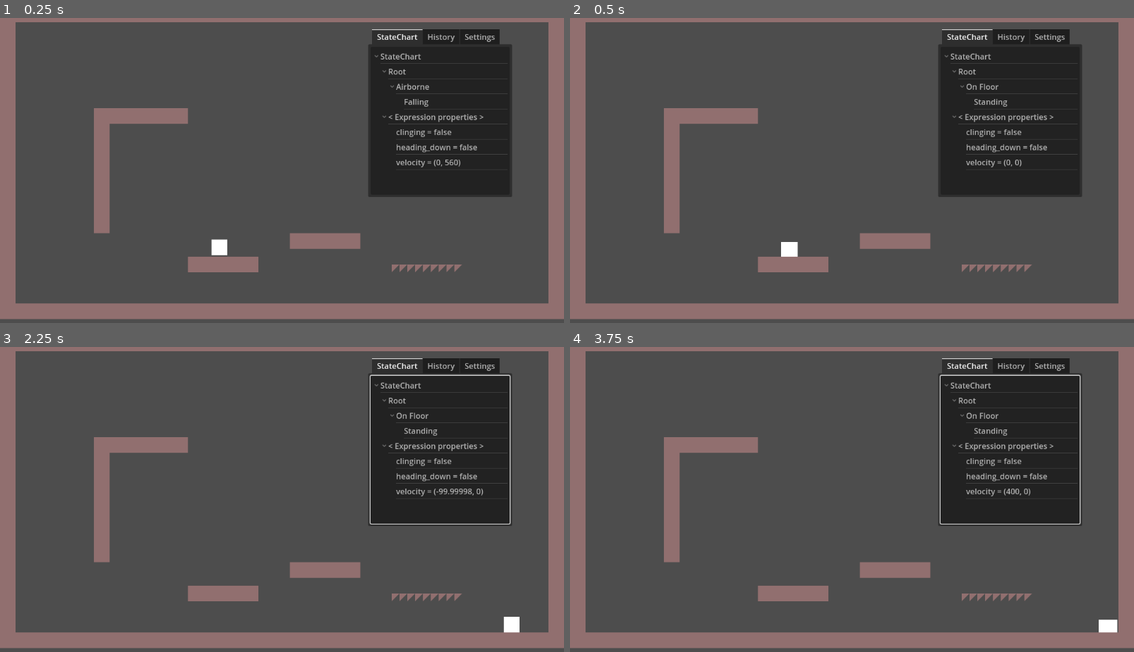
Above: before the commit, frames 1-4 (two rows, left to right).
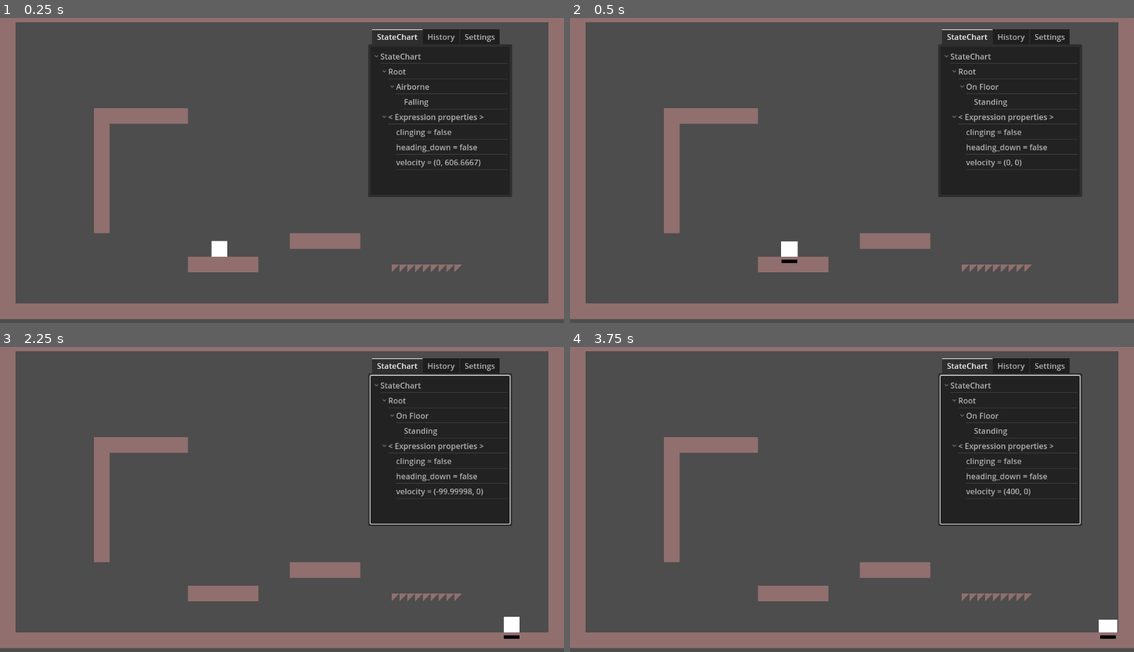
Above: after the commit, the same moments.

Repository: notapixelstudio/plattoformo_due
Game: Godot game, scene res://levels/Level.tscn
The game is run twice, just before and just after one commit, with the same random seed, the same clock (stepped at 60 frames per second) and the same inputs.
Inputs (mouse positions are in pixels of both pictures, inside the frame that each line leads up to):
- Up to frame 1 (0.25 s): no input
- Up to frame 2 (0.5 s): no input
- Up to frame 3 (2.25 s): tap Enter at 0.5 s; move the mouse to (406, 478) at 0.52 s; hold Shift 0.53-1.28 s; hold Right (p1_right) 0.53-2.03 s; click (406, 478) at 0.67 s; tap Space (p1_jump) at 0.77, 1.52 s; move the mouse to (169, 508) at 1.27 s; tap Shift at 1.35 s; move the mouse to (338, 423) at 2.02 s; hold Left (p1_left) from 2.03 s (still down); hold Shift from 2.03 s (still down)
- Up to frame 4 (3.75 s): move the mouse to (823, 557) at 2.77 s; release Left (p1_left) at 2.78 s; release Shift at 2.78 s; hold Right (p1_right) from 2.78 s (still down); tap Shift at 2.85 s; click (823, 557) at 2.92 s; tap Space (p1_jump) at 3.02 s; move the mouse to (1021, 542) at 3.52 s; hold Shift from 3.53 s (still down)

The runs differ from the first frame. In frame 1, 0.1% of the frame differs, in the area x 37-86%, y 46-79%; in frame 2, less than 0.1%; in frame 3, less than 0.1%; in frame 4, less than 0.1%.

Commit message:
fixed diving + debug sprites

Diff:
--- a/actors/Hero.gd
+++ b/actors/Hero.gd
@@ -27,9 +27,9 @@
 	if is_on_floor():
 		$StateChart.send_event('on_floor')
 	elif is_on_wall():
+		last_valid_wall_normal = get_wall_normal()
 		$StateChart.set_expression_property('clinging', sign(direction) == -get_wall_normal().x)
 		$StateChart.send_event('on_wall')
-		last_valid_wall_normal = get_wall_normal()
 	else:
 		$StateChart.send_event('airborne')
 
@@ -97,10 +97,22 @@
 	else:
 		$AnimationPlayer.play("squash")
 
+
+func _on_diving_state_entered():
+	$AnimationPlayer.play("dive")
+
+func _on_on_floor_state_entered():
+	$DebugSprites.show_state('on_floor')
+
+func _on_airborne_state_entered():
+	$DebugSprites.show_state('airborne')
+
 func _on_on_wall_state_entered():
+	if last_valid_wall_normal.x < 0:
+		$DebugSprites.show_state('on_wall_right')
+	else:
+		$DebugSprites.show_state('on_wall_left')
+
 	if InputBuffer.is_action_buffered('p1_jump', 200):
 		print('Executing buffered wall jump')
 		$StateChart.send_event('start_jump')
-
-func _on_diving_state_entered():
-	$AnimationPlayer.play("dive")
--- a/actors/Hero.tscn
+++ b/actors/Hero.tscn
@@ -11,6 +11,22 @@
 
 [sub_resource type="RectangleShape2D" id="RectangleShape2D_1iqcp"]
 size = Vector2(32, 32)
+
+[sub_resource type="GDScript" id="GDScript_kt0gi"]
+script/source = "extends Node2D
+
+func show_state(name : String):
+	for child in get_children():
+		child.visible = false
+
+	match name:
+		'on_floor':
+			$OnFloor.visible = true
+		'on_wall_left':
+			$OnWallLeft.visible = true
+		'on_wall_right':
+			$OnWallRight.visible = true
+"
 
 [sub_resource type="Animation" id="Animation_kub3g"]
 length = 0.001
@@ -133,15 +149,15 @@
 
 [sub_resource type="Resource" id="Resource_f88qq"]
 script = ExtResource("7_fqiti")
-expression = "clinging and velocity.y < 0"
+expression = "clinging and velocity.y < 0 and not heading_down"
 
 [sub_resource type="Resource" id="Resource_ikki5"]
 script = ExtResource("7_fqiti")
-expression = "clinging and velocity.y >= 0"
+expression = "clinging and velocity.y >= 0 and not heading_down"
 
 [sub_resource type="Resource" id="Resource_gxgyp"]
 script = ExtResource("7_fqiti")
-expression = "not clinging and heading_down"
+expression = "heading_down"
 
 [sub_resource type="Resource" id="Resource_ku2p7"]
 script = ExtResource("7_fqiti")
@@ -156,6 +172,27 @@
 [node name="Sprite" type="Sprite2D" parent="."]
 texture = ExtResource("1_dfj8s")
 
+[node name="DebugSprites" type="Node2D" parent="."]
+script = SubResource("GDScript_kt0gi")
+
+[node name="OnFloor" type="Sprite2D" parent="DebugSprites"]
+modulate = Color(0, 0, 0, 1)
+position = Vector2(5.68434e-14, 25.5)
+scale = Vector2(1, 0.21875)
+texture = ExtResource("1_dfj8s")
+
+[node name="OnWallLeft" type="Sprite2D" parent="DebugSprites"]
+modulate = Color(0, 0, 0, 1)
+position = Vector2(-23.5, -1.69407e-21)
+scale = Vector2(0.21875, 1)
+texture = ExtResource("1_dfj8s")
+
+[node name="OnWallRight" type="Sprite2D" parent="DebugSprites"]
+modulate = Color(0, 0, 0, 1)
+position = Vector2(24, 0)
+scale = Vector2(0.21875, 1)
+texture = ExtResource("1_dfj8s")
+
 [node name="AnimationPlayer" type="AnimationPlayer" parent="."]
 libraries = {
 "": SubResource("AnimationLibrary_ssx53")
@@ -166,7 +203,7 @@
 
 [node name="Root" type="Node" parent="StateChart"]
 script = ExtResource("4_la8fl")
-initial_state = NodePath("On Floor")
+initial_state = NodePath("Airborne")
 
 [node name="On Floor" type="Node" parent="StateChart/Root"]
 script = ExtResource("4_la8fl")
@@ -325,7 +362,9 @@
 offset_bottom = -258.0
 initial_node_to_watch = NodePath("../../StateChart")
 
+[connection signal="state_entered" from="StateChart/Root/On Floor" to="." method="_on_on_floor_state_entered"]
 [connection signal="state_entered" from="StateChart/Root/On Floor/Landing" to="." method="_on_landing_state_entered"]
+[connection signal="state_entered" from="StateChart/Root/Airborne" to="." method="_on_airborne_state_entered"]
 [connection signal="state_entered" from="StateChart/Root/Airborne/Jumping" to="." method="_on_jumping_state_entered"]
 [connection signal="state_entered" from="StateChart/Root/Airborne/WallJumping" to="." method="_on_wall_jumping_state_entered"]
 [connection signal="state_physics_processing" from="StateChart/Root/Airborne/Ascending" to="." method="_on_ascending_state_physics_processing"]
Not shown: 1 places in actors/Hero.tscn that only renumber resources
